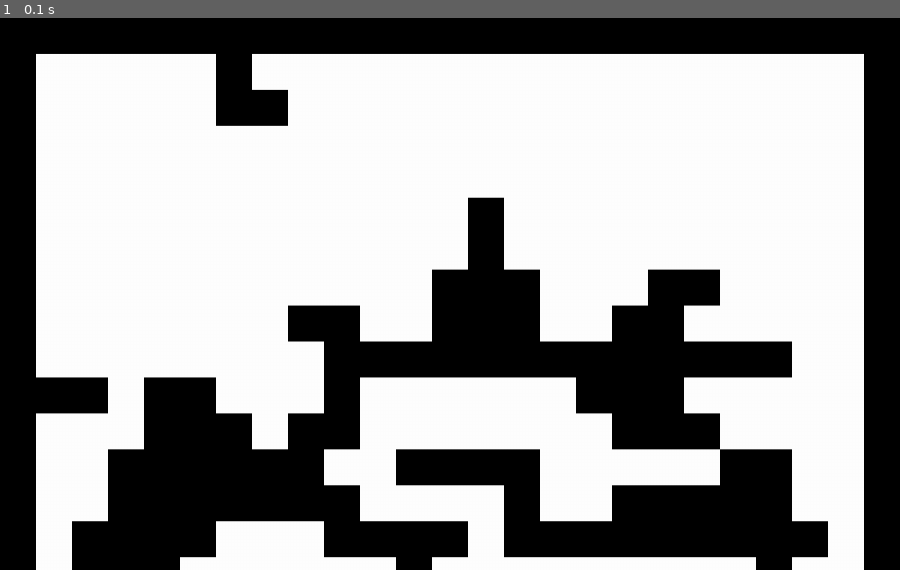
Above: before the commit, frame 1.
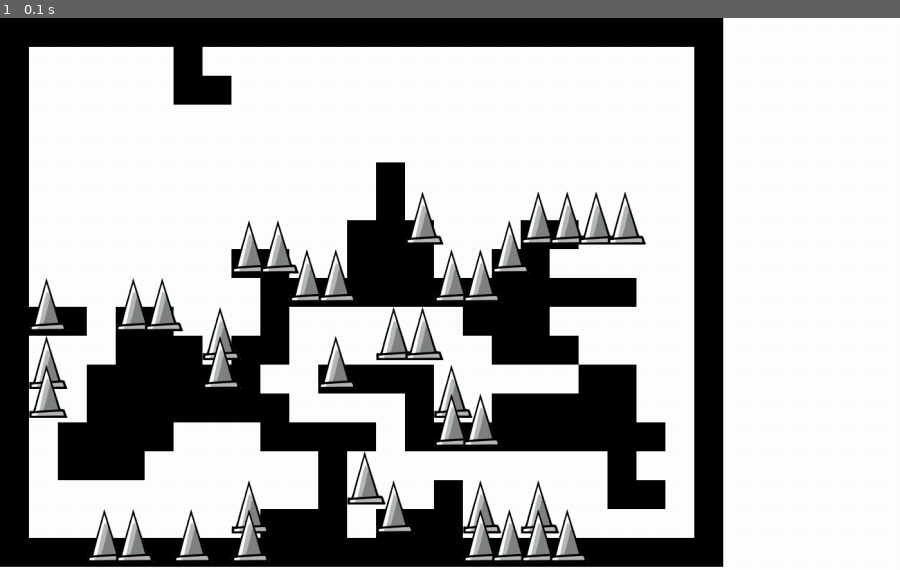
Above: after the commit, the same moment.

Repository: rhit-catapult/pygameproject-dimensionhopper
Game: pygame game, started from project.py
Same seed, same stepped clock (60 frames per second), same inputs: the game is played once before the commit and once after it.
Inputs:
- Up to frame 1 (0.1 s): no input

The runs differ from the first frame. In frame 1, 39% of the frame differs, in the area x 0-100%, y 0-100%.

Commit message:
arthur commit background change

Diff:
--- a/project.py
+++ b/project.py
@@ -9,7 +9,7 @@
 # Screen dimensions
 SCREEN_WIDTH = 1400
 SCREEN_HEIGHT = 860
-BLOCK_SIZE = SCREEN_WIDTH // 25  # Each block is a unit on the 25x19 grid
+BLOCK_SIZE = SCREEN_HEIGHT // 19  # Each block is a unit on the 25x19 grid
 
 # Colors
 WHITE = (255, 255, 255)
@@ -70,11 +70,27 @@
         (22, 'n'), (22, 'o'), (22, 'p'), (22, 'q'), (23, 'o'), (23, 'q')
     ]
 
+    spikes = [
+        (2, 'j'), (2, 'l'), (2, 'm'), (4, 'r'), (5, 'j'), (5, 'r'), (6, 'j'), (7, 'r'),
+        (8, 'k'), (8, 'l'), (9, 'h'), (9, 'q'), (9, 'r'), (10, 'h'), (11, 'i'), (12, 'i'),
+        (12, 'l'), (13, 'p'), (14, 'k'), (14, 'q'), (15, 'g'), (15, 'k'), (16, 'i'), (16, 'm'),
+        (16, 'n'), (17, 'i'), (17, 'n'), (17, 'q'), (17, 'r'), (18, 'h'), (18, 'r'), (19, 'g'),
+        (19, 'q'), (19, 'r'), (20, 'g'), (20, 'r'), (21, 'g'), (22, 'g')
+    ]
+
+    # Draw blocks
     for col, row in blocks:
         x = (col - 1) * BLOCK_SIZE
         y = (ord(row) - ord('a')) * BLOCK_SIZE
         block = Block(screen, x, y, BLOCK_SIZE, BLOCK_SIZE, BLOCK_COLOR)
         block.draw()
+
+    # Draw spikes
+    for col, row in spikes:
+        x = (col - 1) * BLOCK_SIZE
+        y = (ord(row) - ord('a')) * BLOCK_SIZE
+        spike = Spike(screen, x, y, "spike.png")  # Assuming you have a "spike.png" image file
+        spike.draw()
 
 def create_backgrounds(screen):
     global backgrounds
Binary file added: spike.png
